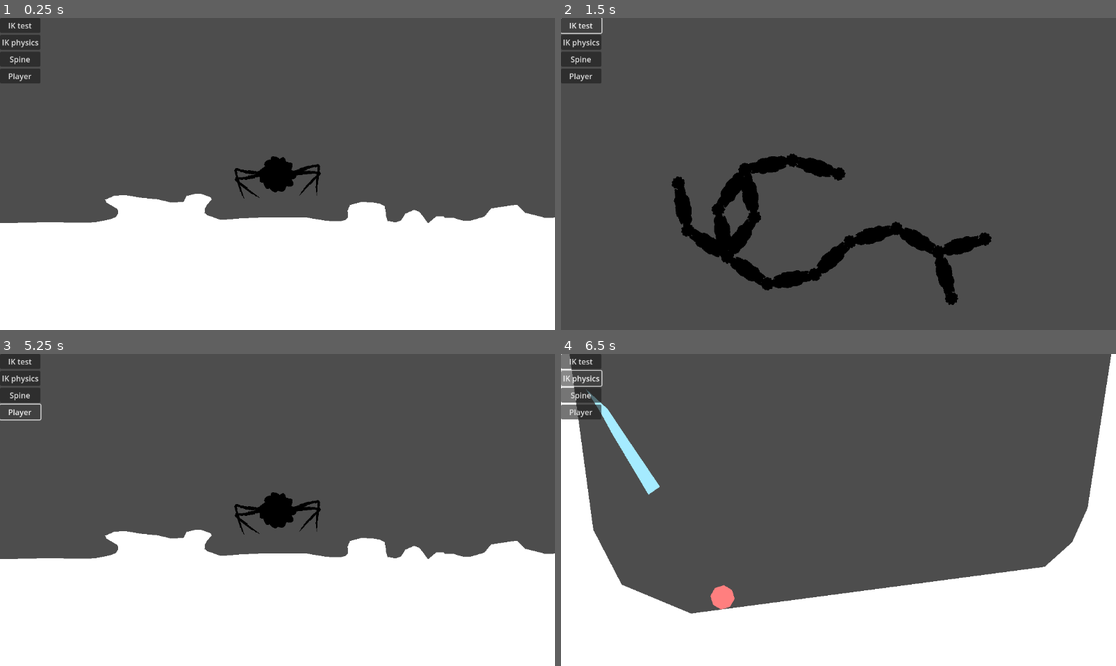
Above: before the commit, frames 1-4 (two rows, left to right).
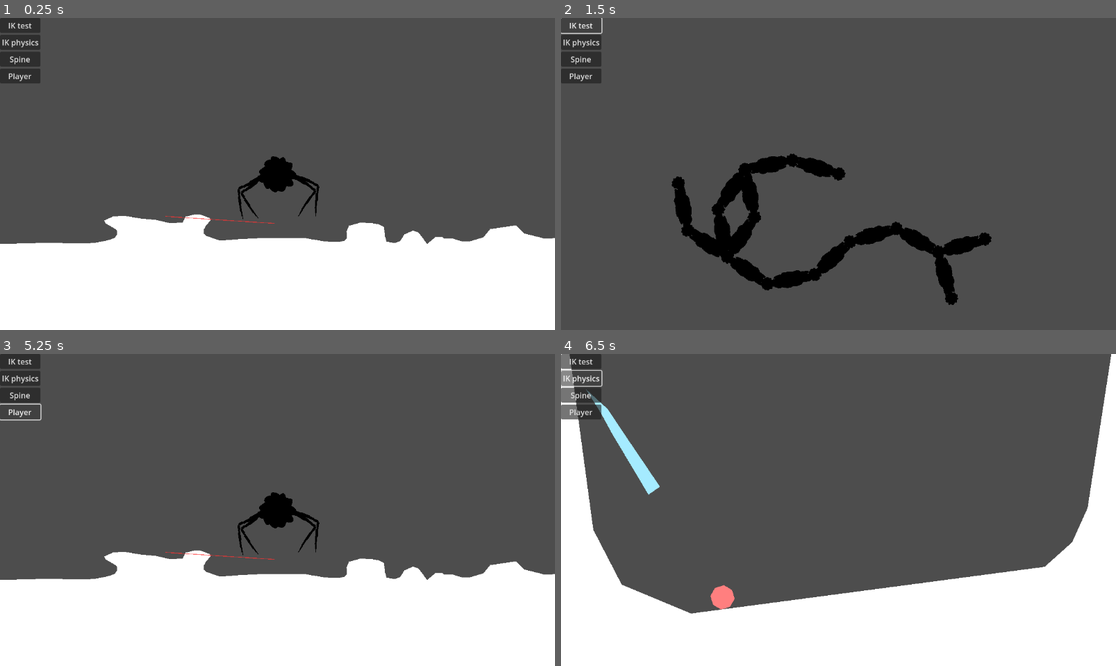
Above: after the commit, the same moments.

Repository: p4triko/CG-2025-Project-Procedural-Animation
Game: Godot game, scene res://scenes/player_testing.tscn
Two runs of this game, one before a commit and one after it. Both use one fixed random seed, a clock stepped at 60 frames per second and the inputs below.
Inputs:
- Up to frame 1 (0.25 s): no input
- Up to frame 2 (1.5 s): click "IK test" at 0.5 s; click "IK test" at 1.25 s
- Up to frame 3 (5.25 s): click "IK physics" at 2 s; click "IK test" at 2.75 s; click "Spine" at 3.5 s; click "IK test" at 4.25 s; click "Player" at 5 s
- Up to frame 4 (6.5 s): click "IK physics" at 5.75 s

The runs differ from the first frame. In frame 1, 7.4% of the frame differs, in the area x 0-100%, y 46-73%; in frame 2, nothing differs; in frame 3, 7.4%; in frame 4, nothing differs.

Commit message:
WIP Recursive Raycast

Diff:
--- a/objects/Player/player.tscn
+++ b/objects/Player/player.tscn
@@ -18,7 +18,6 @@
 radius = 33.13608
 
 [node name="Player" type="CharacterBody2D"]
-position = Vector2(-16, -22)
 script = ExtResource("1_fwodp")
 
 [node name="SpiderBody" type="Sprite2D" parent="."]
@@ -42,7 +41,7 @@
 
 [node name="LegRightNear2" type="Node2D" parent="SimRoot/LegRightNear1"]
 top_level = true
-position = Vector2(72.86058, -17.777872)
+position = Vector2(88.32738, -9.254392)
 script = ExtResource("4_sp50d")
 distance_range = Vector2(64, 64)
 allowed_angle_polarity = 1
@@ -71,7 +70,7 @@
 
 [node name="LegRightFar2" type="Node2D" parent="SimRoot/LegRightFar1"]
 top_level = true
-position = Vector2(72.98603, -20.662886)
+position = Vector2(85.10222, -21.993708)
 script = ExtResource("4_sp50d")
 distance_range = Vector2(64, 64)
 allowed_angle_polarity = 1
@@ -100,7 +99,7 @@
 
 [node name="LegLeftFar2" type="Node2D" parent="SimRoot/LegLeftFar1"]
 top_level = true
-position = Vector2(-102.39794, -3.9364262)
+position = Vector2(-87.91051, -11.758756)
 script = ExtResource("4_sp50d")
 distance_range = Vector2(64, 64)
 allowed_angle_polarity = 2
@@ -129,7 +128,7 @@
 
 [node name="LegLeftNear2" type="Node2D" parent="SimRoot/LegLeftNear1"]
 top_level = true
-position = Vector2(-90.70364, 18.318085)
+position = Vector2(-87.70903, 12.789729)
 script = ExtResource("4_sp50d")
 distance_range = Vector2(64, 64)
 allowed_angle_polarity = 2
--- /dev/null
+++ b/objects/RecursiveRayCast2D/RecursiveRayCast2D.gd
@@ -0,0 +1,40 @@
+@tool
+class_name RecursiveRayCast2D
+extends Node2D
+
+@export var target_positon: Vector2:
+	set(v):
+		target_positon = v
+		queue_redraw()
+@export var max_iterations: int = 20
+
+@export_tool_button("Run") var a = func (): print(get_collisions())
+
+var saved_hits: Array[Array]
+
+func get_collisions() -> Array[Array]:
+	var space_state := get_world_2d().direct_space_state
+
+	var query := PhysicsRayQueryParameters2D.new()
+	query.hit_from_inside = true
+	query.to = target_positon
+	var curr_pos: Vector2 = global_position
+
+	var hits: Array[Array]
+	var i: int = 0
+	while true:
+		query.from = curr_pos
+		var result = space_state.intersect_ray(query)
+		if result.is_empty(): break # Exit loop if no intersections
+		i+=1; if i > max_iterations: break # Exit if too many iterations
+
+		hits.append([result.position, result.normal])
+		curr_pos = result.position
+	saved_hits = hits
+	queue_redraw()
+	return hits
+
+func _draw() -> void:
+	draw_line(Vector2.ZERO, target_positon - global_position, Color(1, 0.2, 0.2, 0.7), 1.5)
+	for i in saved_hits:
+		draw_circle(i[0] - global_position, 2, Color(1, 0.2, 0.2, 0.7), false, 1)
--- a/scenes/player_testing.tscn
+++ b/scenes/player_testing.tscn
@@ -1,6 +1,7 @@
-[gd_scene load_steps=2 format=3 uid="uid://cakvphaqkix4w"]
+[gd_scene load_steps=3 format=3 uid="uid://cakvphaqkix4w"]
 
 [ext_resource type="PackedScene" uid="uid://c0pigba0ihfvs" path="res://objects/Player/player.tscn" id="1_grv1o"]
+[ext_resource type="Script" uid="uid://bnyh50e0grrse" path="res://objects/RecursiveRayCast2D/RecursiveRayCast2D.gd" id="2_ehr7g"]
 
 [node name="player_testing" type="Node2D"]
 
@@ -15,4 +16,11 @@
 polygon = PackedVector2Array(85, -169, 128, -169, 202, -172, 262, -172, 331, -172, 419, -163, 536, -160, 642, -172, 716 …(1729 unchanged characters)…
 
 [node name="Player" parent="." instance=ExtResource("1_grv1o")]
-position = Vector2(4, -3)
+position = Vector2(6, -46)
+
+[node name="RecursiveRayCast2D" type="Node2D" parent="."]
+position = Vector2(-227, 42)
+script = ExtResource("2_ehr7g")
+target_positon = Vector2(0, 56.66)
+max_iterations = 1
+metadata/_custom_type_script = "uid://bnyh50e0grrse"
Not shown, added: objects/RecursiveRayCast2D/RecursiveRayCast2D.gd.uid
